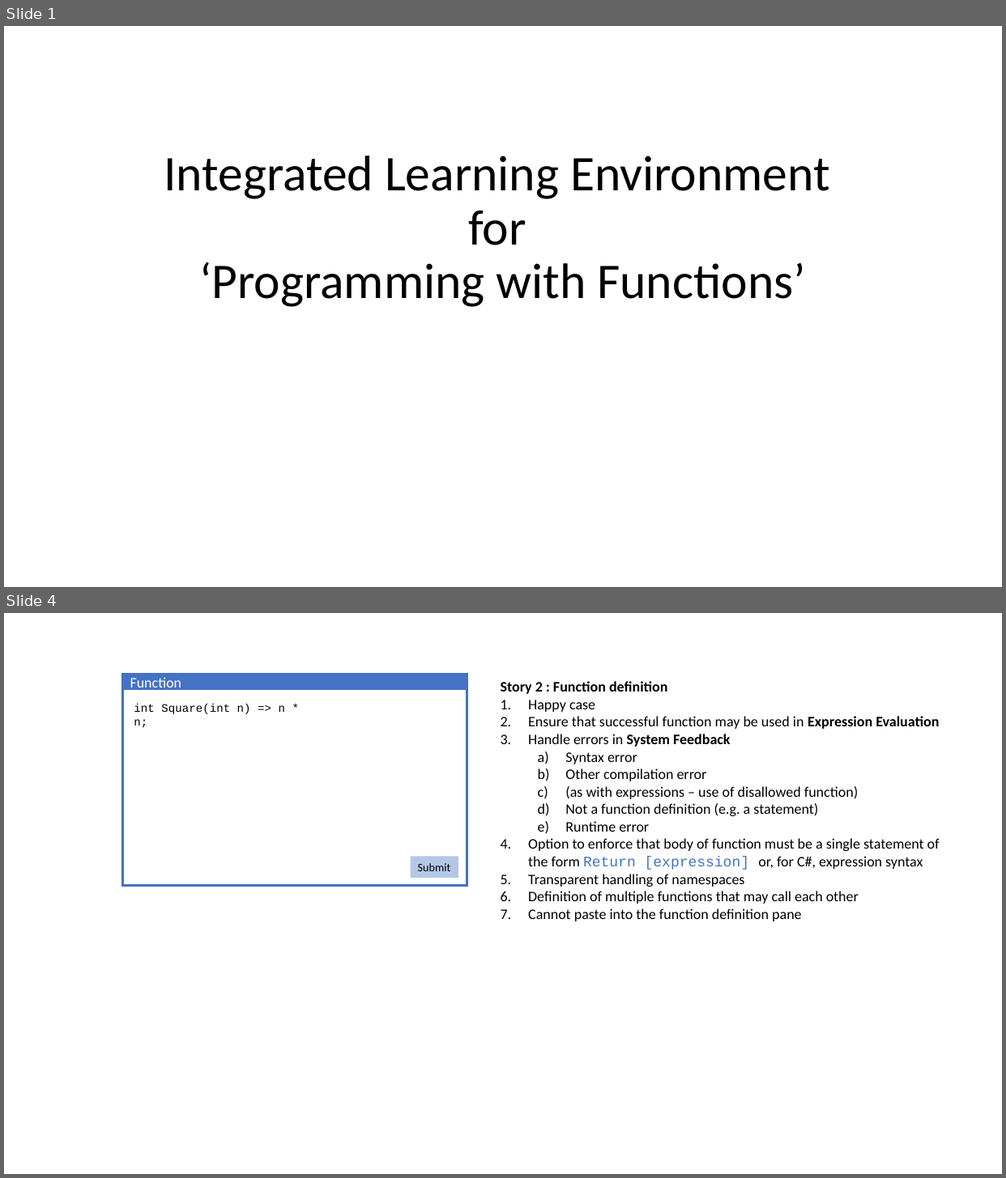
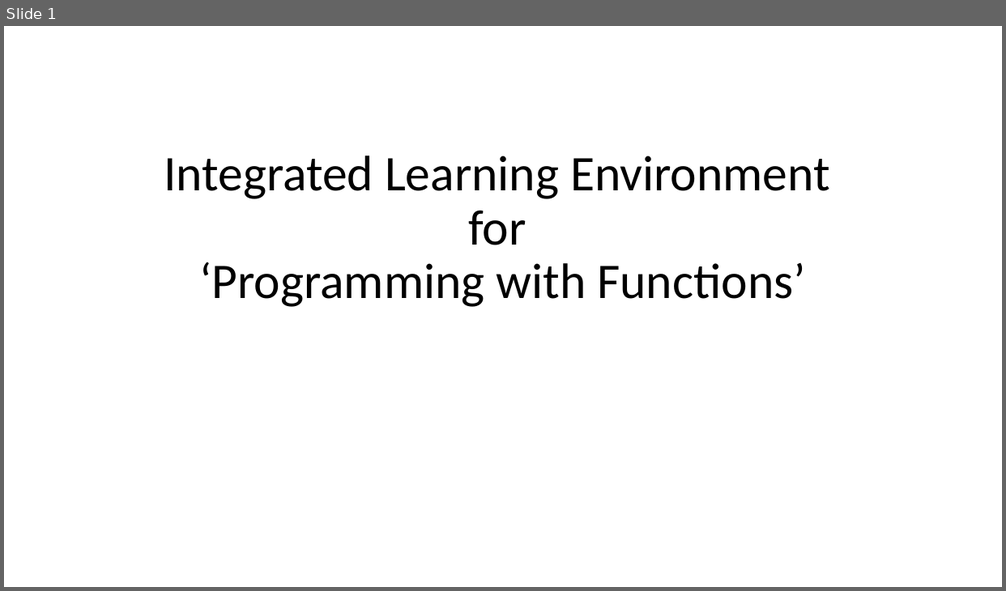
Before and after one commit to MetalUp/Express, a slide deck: ILE Design overview.pptx. Shown one above the other, each under a label of ours: slides 1 and 4 before the commit, slide 1 after it; the slides between them are not shown. The pictures are 1006x1178 and 1006x591 pixels, drawn with LibreOffice and Linux fonts; fonts in the diff are those of the drawing. Boxes give left, top, right and bottom in pixels: in the first picture for what was removed or moved away, otherwise in the second. Text is boxed around its words. In the diff, an @@ line names an element or a change of style, - is before the commit and + after.

```diff
--- a/ILE Design overview.pptx
+++ b/ILE Design overview.pptx
@@ slide 4 removed at (4, 613, 1002, 1174), background #FFFFFF @@
@@ text removed at (501, 681, 940, 922) @@
-Story 2 : Function definition
-1. Happy case
-2. Ensure that successful function may be used in Expression Evaluation
-3. Handle errors in System Feedback
-  a) Syntax error
-  b) Other compilation error
-  c) (as with expressions – use of disallowed function)
-  d) Not a function definition (e.g. a statement)
-  e) Runtime error
-4. Option to enforce that body of function must be a single statement of the form Return [expression] or, for C#, expression syntax
-5. Transparent handling of namespaces
-6. Definition of multiple functions that may call each other
-7. Cannot paste into the function definition pane
@@ group removed at (122, 674, 467, 885): 2 rectangles, 2 texts @@
-Function definition
-int Square(int n) => n * n;
@@ rectangle removed at (411, 856, 458, 878) @@
-Submit
```
Also in this commit, not shown: 1 slide changed, 1 slide added, 3 other slides removed.
